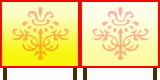
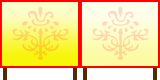
The second 160 × 80 image is a revision of the first. Changes to its layers:
"Фигура 2 (копия)": opacity 30% → 15% over [92,7,149,61]
"Фигура 2": opacity 30% → 15% over [12,7,69,61]
